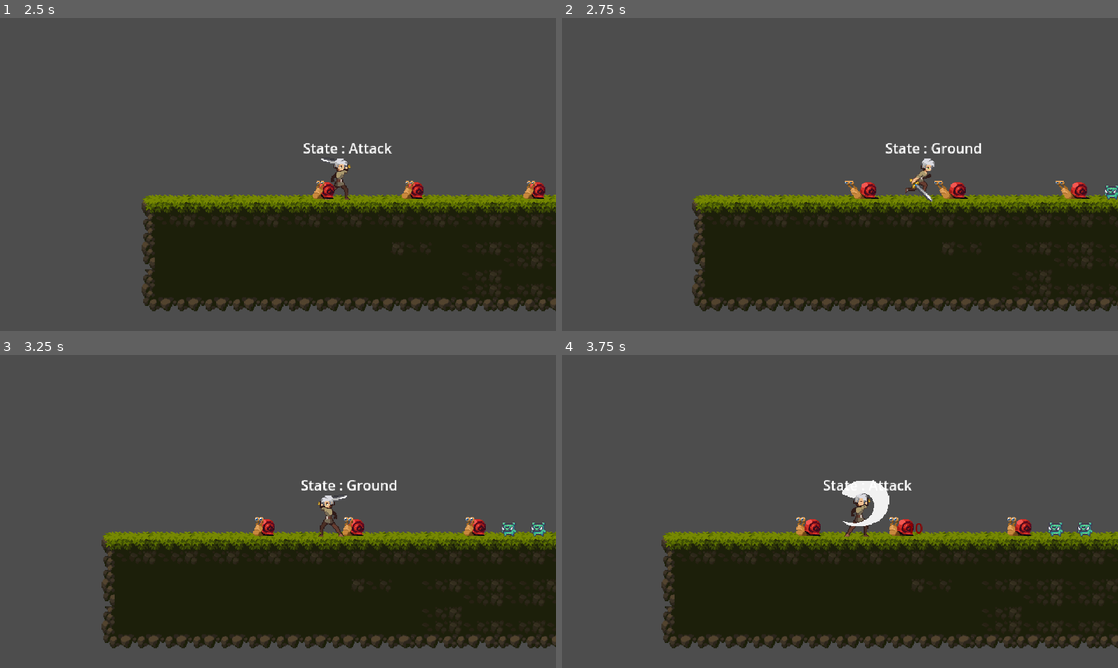
Above: before the commit, frames 1-4 (two rows, left to right).
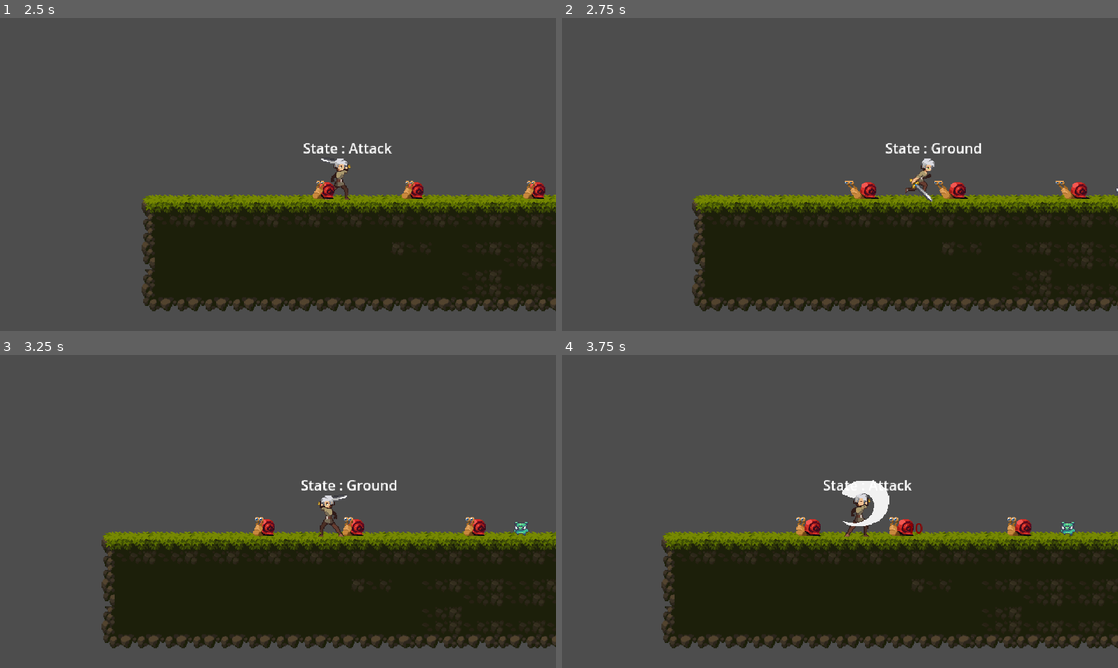
Above: after the commit, the same moments.

Repository: Pikalyx/The-Lost_Woods
Game: Godot game, scene res://main_menu.tscn
Two runs of this game, one before a commit and one after it. Both use one fixed random seed, a clock stepped at 60 frames per second and the inputs below.
Inputs:
- Up to frame 1 (2.5 s): click "Start New Game" at 0.5 s; hold F (attack) 1.28-2.03 s; hold D (right) from 1.28 s (still down); tap Space (jump) at 1.52, 2.27 s; tap F (attack) at 2.1 s
- Up to frame 2 (2.75 s): keep holding D (right)
- Up to frame 3 (3.25 s): release D (right) at 2.78 s; hold A (left) from 2.78 s (still down); hold F (attack) from 2.78 s (still down)
- Up to frame 4 (3.75 s): release A (left) at 3.53 s; release F (attack) at 3.53 s; hold D (right) from 3.53 s (still down); tap F (attack) at 3.6 s

Frame 1 is identical in both runs. In frame 2, less than 0.1% of the frame differs, in the area x 97-100%, y 53-58%; in frame 3, 0.2%, in the area x 90-99%, y 53-58%; in frame 4, 0.2%.

Commit message:
Update pig.tscn

Diff:
--- a/Character/pig.tscn
+++ b/Character/pig.tscn
@@ -10,10 +10,15 @@
 [sub_resource type="AnimationNodeAnimation" id="AnimationNodeAnimation_w4oxj"]
 animation = &"run"
 
+[sub_resource type="AnimationNodeStateMachineTransition" id="AnimationNodeStateMachineTransition_u62fd"]
+switch_mode = 1
+advance_mode = 2
+
 [sub_resource type="AnimationNodeStateMachine" id="AnimationNodeStateMachine_bubew"]
 states/Start/position = Vector2(187, 100)
 states/run/node = SubResource("AnimationNodeAnimation_w4oxj")
 states/run/position = Vector2(364, 100)
+transitions = ["Start", "run", SubResource("AnimationNodeStateMachineTransition_u62fd")]
 
 [sub_resource type="Animation" id="Animation_cesoc"]
 length = 0.001
Not shown: 1 places in Character/pig.tscn that only renumber resources
